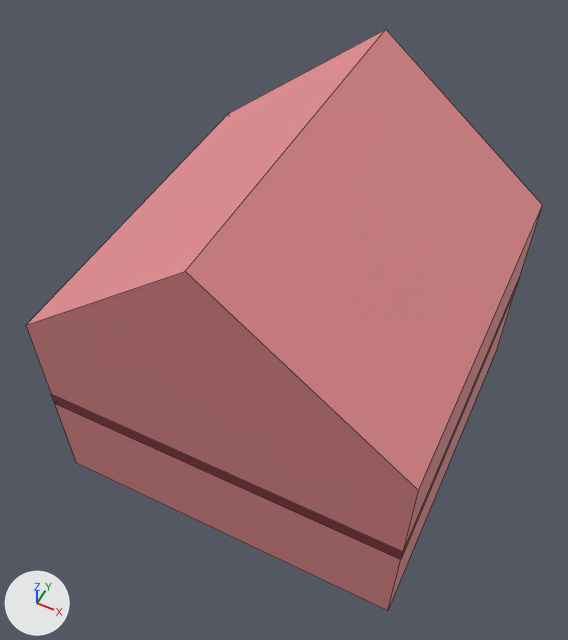
The FBX model Assets/_Project/Art/Models/FBX/Environment/Building-Residential-House.fbx: old version first, new version second.
Both versions are drawn from a camera (50 mm lens) standing at (6.19, -13.47, 20.25) and looking at (-0.17, -0.75, 4.35). Every picture has the same lights, and +X, +Y and +Z are marked at lower left. Mesh edges are drawn as thin lines. Where no turn or scale is listed for an object, it has been applied to the vertices.
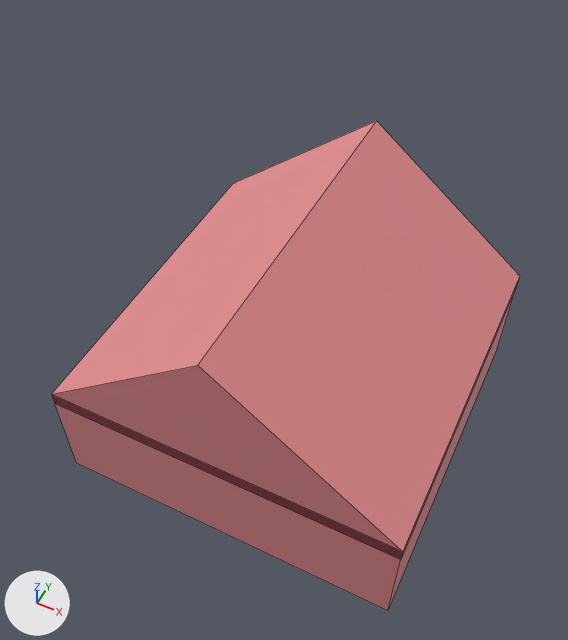
Commit message: SC - Updated residential building to be one story

Diff of the bpy script that builds the scene:
```diff
--- a/Assets/_Project/Art/Models/FBX/Environment/Building-Residential-House.fbx.py
+++ b/Assets/_Project/Art/Models/FBX/Environment/Building-Residential-House.fbx.py
@@ me_cube @@
 # used by ob_cube; location = (0.0, 0.0, 0.0)
-me_cube.from_pydata(...)  # 18 vertices, 15 faces; spans x -5.0..5.0, y -5.0..5.0, z -0.25..10.0
+me_cube.from_pydata(...)  # 14 vertices, 13 faces; spans x -5.0..5.0, y -5.0..5.0, z -0.25..7.21
+# me_cube part 1
+# 6 vertices are removed from x -5.0..5.0, y -5.0..5.0, z 6.0..10.0
+# 6 faces are deleted
+# 2 vertices are added at (-0.08, -5.0, 7.21), (-0.08, 5.0, 7.21)
+# 4 new faces join them, mat_building_red (pink #e78e91)
 me_cube.materials.append(mat_building_red)
```

Where the change shows, as pixel boxes (x1, y1, x2, y2) in the pictures (568 x 640 px; the box of a moved part takes in the faces that stretch with it):
'Cube', reshaped (9% narrower, 16% shorter): before (26, 29, 542, 611); after (51, 121, 520, 611)
part 1 of me_cube, moved or reshaped: before (26, 29, 542, 552); after (52, 121, 520, 552)
